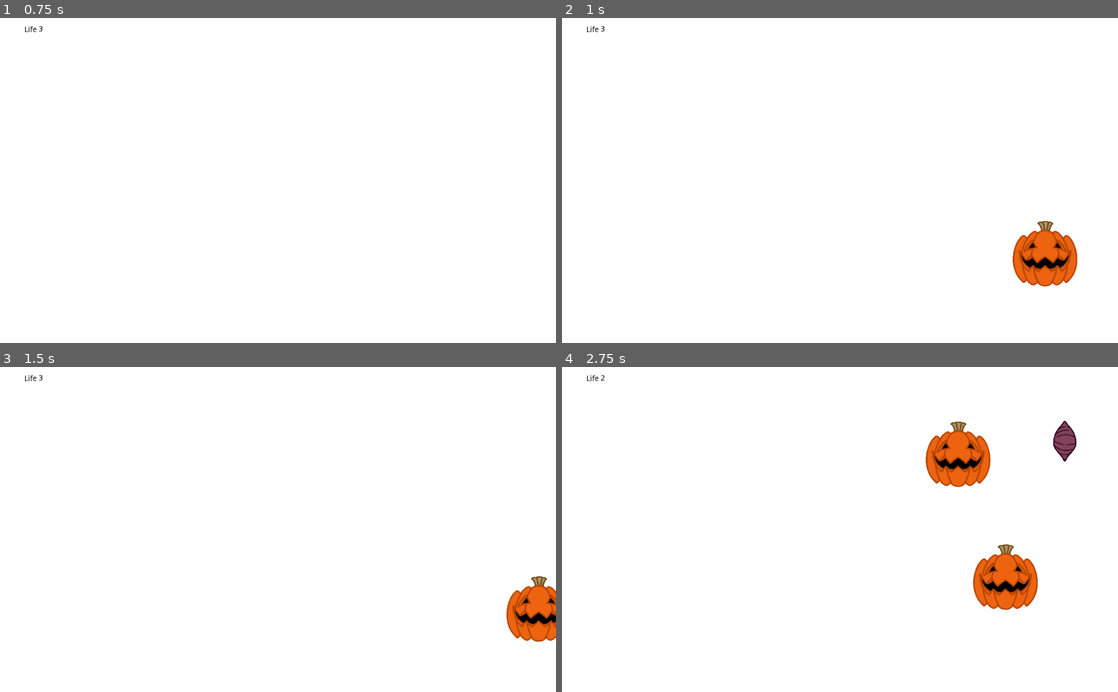
Above: before the commit, frames 1-4 (two rows, left to right).
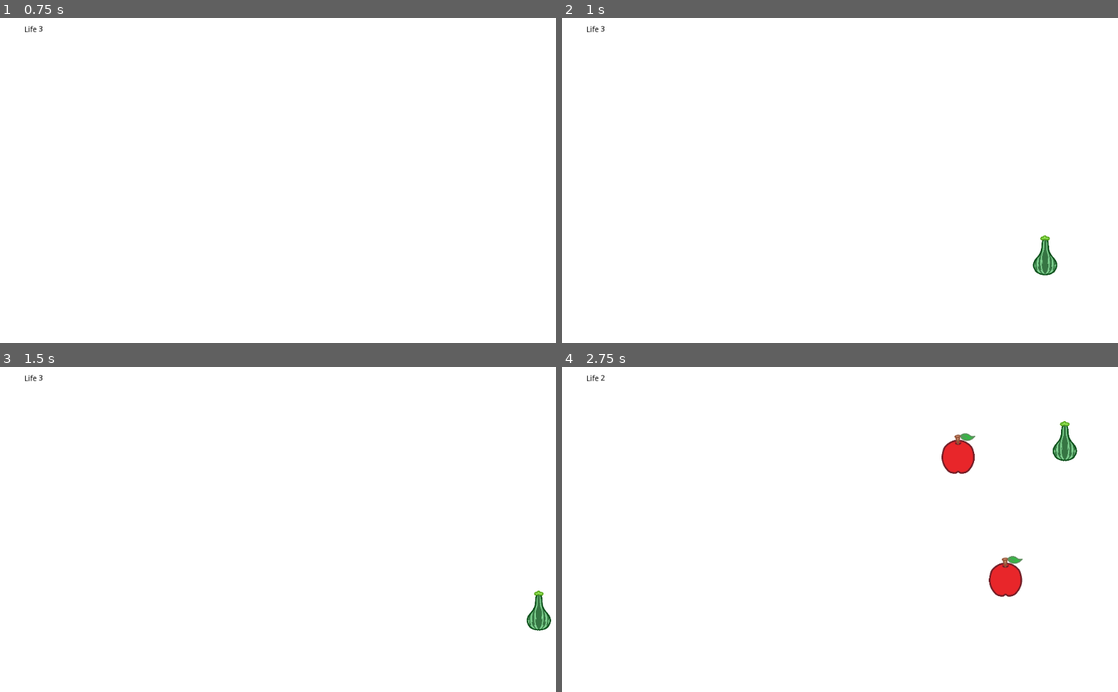
Above: after the commit, the same moments.

Repository: ajung44/GodotOctober
Game: Godot game, scene res://scenes/Pumpkin Carver.tscn
The game is run twice, just before and just after one commit, with the same random seed, the same clock (stepped at 60 frames per second) and the same inputs.
Inputs:
- Up to frame 1 (0.75 s): tap Enter at 0.5 s
- Up to frame 2 (1 s): no input
- Up to frame 3 (1.5 s): no input
- Up to frame 4 (2.75 s): no input

Frame 1 is identical in both runs. In frame 2, 1.8% of the frame differs, in the area x 81-93%, y 62-83%; in frame 3, 1.4%; in frame 4, 3.9%, in the area x 65-93%, y 16-75%.

Commit message:
Added Carrot, Apple, and Cranberry

Diff:
--- /dev/null
+++ b/scenes/Apple.tscn
@@ -0,0 +1,25 @@
+[gd_scene load_steps=5 format=2]
+
+[ext_resource path="res://assets/Apple.png" type="Texture" id=1]
+[ext_resource path="res://scenes/SlicedFruit.tscn" type="PackedScene" id=2]
+[ext_resource path="res://scripts/SampleFruit.gd" type="Script" id=3]
+
+[sub_resource type="CircleShape2D" id=1]
+radius = 32.1403
+
+[node name="Apple" type="RigidBody2D" groups=["Fruit"]]
+script = ExtResource( 3 )
+SlicedFruit = ExtResource( 2 )
+
+[node name="AppleSprite" type="Sprite" parent="."]
+position = Vector2( 0, -8 )
+scale = Vector2( 0.3, 0.3 )
+texture = ExtResource( 1 )
+
+[node name="CollisionShape2D" type="CollisionShape2D" parent="."]
+position = Vector2( 0, 2 )
+shape = SubResource( 1 )
+
+[node name="Position2D" type="Position2D" parent="."]
+
+[node name="VisibilityNotifier2D" type="VisibilityNotifier2D" parent="."]
--- /dev/null
+++ b/scenes/Carrot.tscn
@@ -0,0 +1,26 @@
+[gd_scene load_steps=5 format=2]
+
+[ext_resource path="res://assets/Carrot.png" type="Texture" id=1]
+[ext_resource path="res://scenes/SlicedFruit.tscn" type="PackedScene" id=2]
+[ext_resource path="res://scripts/SampleFruit.gd" type="Script" id=3]
+
+[sub_resource type="CapsuleShape2D" id=1]
+radius = 14.0
+height = 80.0
+
+[node name="Carrot" type="RigidBody2D" groups=["Fruit"]]
+script = ExtResource( 3 )
+SlicedFruit = ExtResource( 2 )
+
+[node name="CarrotSprite" type="Sprite" parent="."]
+position = Vector2( -9.53674e-07, -9.53674e-07 )
+scale = Vector2( 0.3, 0.3 )
+texture = ExtResource( 1 )
+
+[node name="CollisionShape2D" type="CollisionShape2D" parent="."]
+position = Vector2( 0, -2 )
+shape = SubResource( 1 )
+
+[node name="Position2D" type="Position2D" parent="."]
+
+[node name="VisibilityNotifier2D" type="VisibilityNotifier2D" parent="."]
--- /dev/null
+++ b/scenes/Cranberry.tscn
@@ -0,0 +1,25 @@
+[gd_scene load_steps=5 format=2]
+
+[ext_resource path="res://assets/cranberry.png" type="Texture" id=1]
+[ext_resource path="res://scenes/SlicedFruit.tscn" type="PackedScene" id=2]
+[ext_resource path="res://scripts/SampleFruit.gd" type="Script" id=3]
+
+[sub_resource type="CircleShape2D" id=1]
+radius = 32.0624
+
+[node name="Cranberry" type="RigidBody2D" groups=["Fruit"]]
+script = ExtResource( 3 )
+SlicedFruit = ExtResource( 2 )
+
+[node name="CranberrySprite" type="Sprite" parent="."]
+position = Vector2( -9.53674e-07, -9.53674e-07 )
+scale = Vector2( 0.3, 0.3 )
+texture = ExtResource( 1 )
+
+[node name="CollisionShape2D" type="CollisionShape2D" parent="."]
+position = Vector2( 0, -2 )
+shape = SubResource( 1 )
+
+[node name="Position2D" type="Position2D" parent="."]
+
+[node name="VisibilityNotifier2D" type="VisibilityNotifier2D" parent="."]
--- a/scenes/SweetPotato.tscn
+++ b/scenes/SweetPotato.tscn
@@ -11,7 +11,7 @@
 [sub_resource type="CircleShape2D" id=2]
 radius = 24.0
 
-[node name="SweetPotato" type="RigidBody2D"]
+[node name="SweetPotato" type="RigidBody2D" groups=["Fruit"]]
 script = ExtResource( 2 )
 SlicedFruit = ExtResource( 3 )
 
--- a/scenes/squash.tscn
+++ b/scenes/squash.tscn
@@ -11,7 +11,7 @@
 [sub_resource type="CircleShape2D" id=2]
 radius = 22.0
 
-[node name="RigidBody2D" type="RigidBody2D"]
+[node name="RigidBody2D" type="RigidBody2D" groups=["Fruit"]]
 script = ExtResource( 2 )
 SlicedFruit = ExtResource( 3 )
 
--- a/scripts/GameTimer.gd
+++ b/scripts/GameTimer.gd
@@ -4,6 +4,10 @@
 var pumpkin = preload("res://scenes/pumpkin.tscn")
 var squash = preload("res://scenes/squash.tscn")
 var sweetPotato = preload("res://scenes/SweetPotato.tscn")
+var carrot = preload("res://scenes/Carrot.tscn")
+var apple = preload("res://scenes/Apple.tscn")
+var cranberry = preload("res://scenes/Cranberry.tscn")
+
 var max_speed = 150
 var nums = [-1, 1]
 
@@ -11,7 +15,7 @@
 	var lifeCanvas = get_tree().get_nodes_in_group("Life")[0]
 	if (lifeCanvas.current_life > 0):
 		randomize()
-		var fruits = [fruit1, pumpkin, squash, sweetPotato]
+		var fruits = [fruit1, pumpkin, squash, sweetPotato, carrot, apple, cranberry]
 		var kinds = fruits[randi() % fruits.size()]
 		var fruit = kinds.instance()
 		fruit.position = Vector2(rand_range(100, 990), rand_range(100, 590))
Not shown, removed: .mono/metadata/ide_messaging_meta.txt
Binary file added: assets/Apple.png
Not shown, added: assets/Apple.png.import
Binary file added: assets/Carrot.png
Not shown, added: assets/Carrot.png.import
Binary file added: assets/cranberry.png
Not shown, added: assets/cranberry.png.import
